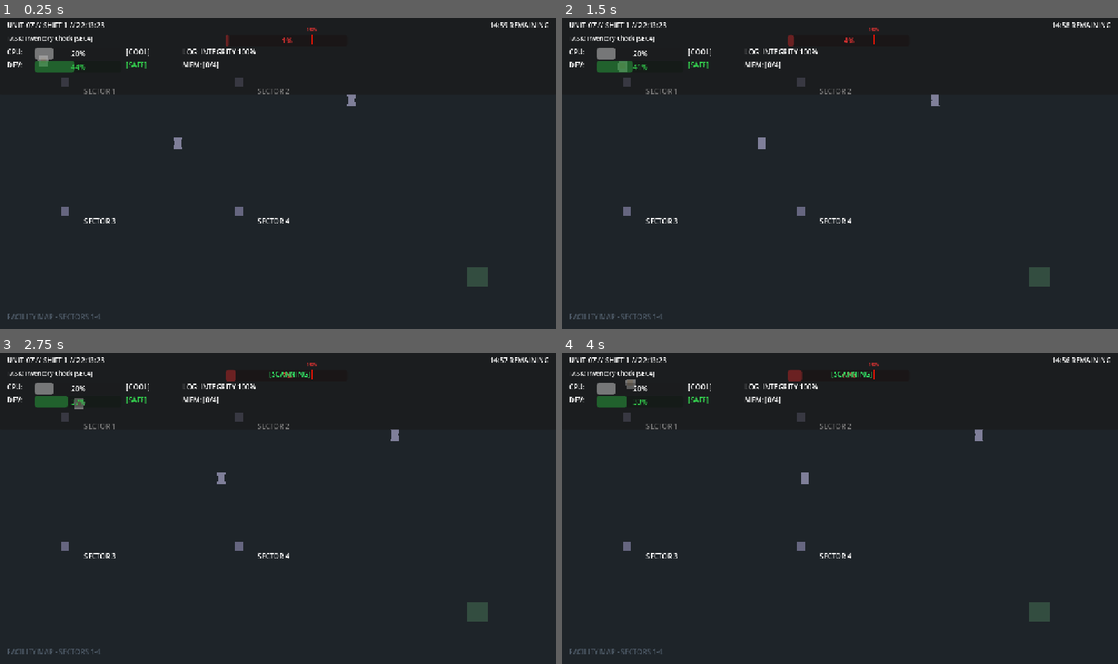
Above: before the commit, frames 1-4 (two rows, left to right).
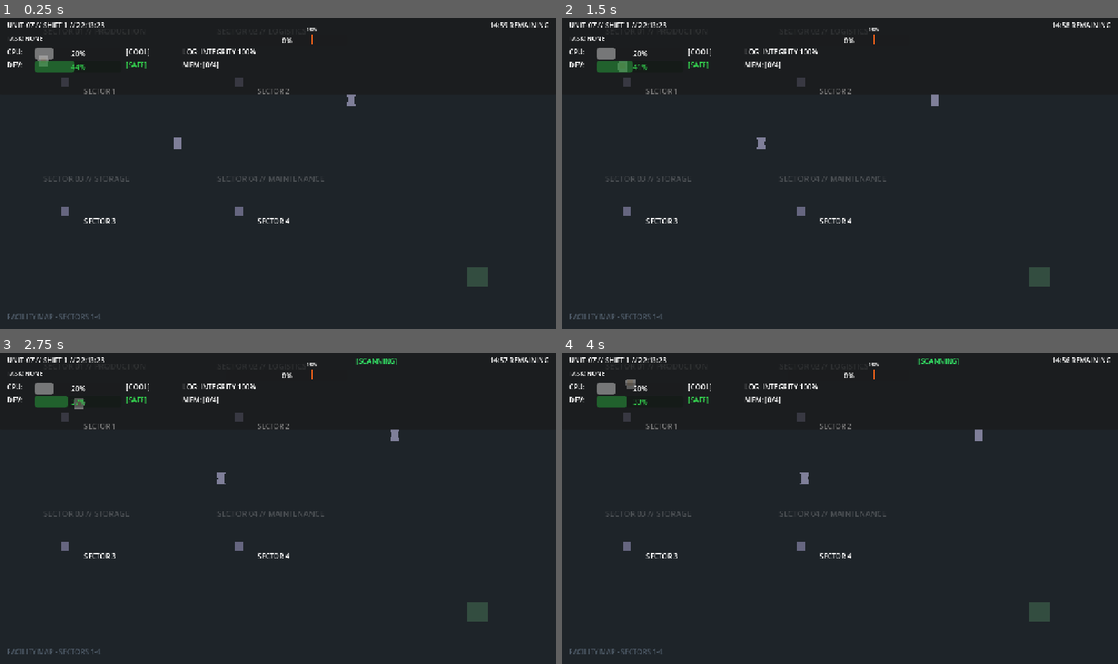
Above: after the commit, the same moments.

Repository: xuehaowen/Awakening
Game: Godot game, scene res://scenes/world/Facility.tscn
Two runs of this game, one before a commit and one after it. Both use one fixed random seed, a clock stepped at 60 frames per second and the inputs below.
Inputs:
- Up to frame 1 (0.25 s): no input
- Up to frame 2 (1.5 s): tap Enter at 0.5 s; hold D (move_right) 0.53-1.28 s; tap E (interact) at 0.6 s; hold S (move_down) from 1.28 s (still down); tap M (open_memory) at 1.35 s
- Up to frame 3 (2.75 s): release S (move_down) at 2.03 s; hold D (move_right) from 2.03 s (still down); hold Shift (override_decrypt) from 2.03 s (still down)
- Up to frame 4 (4 s): release D (move_right) at 2.78 s; release Shift (override_decrypt) at 2.78 s; hold W (move_up) 2.78-3.53 s; tap Ctrl (override_smooth) at 2.85 s; hold A (move_left) from 3.53 s (still down); tap 1 at 3.6 s

The runs differ from the first frame. In frame 1, 0.4% of the frame differs, in the area x 4-64%, y 3-53%; in frame 2, 0.4%; in frame 3, 0.6%; in frame 4, 0.6%, in the area x 4-76%, y 1-53%.
Error after the commit: not all arguments converted during string formatting in operator '%'. (res://autoloads/TaskManager.gd:31)

Commit message:
Stabilization Phase 2: NPC Navigation, Reporting, Polish, and Bug Fixes
- NPC Navigation: Added NavigationAgent2D and updated NPCBase to use pathfinding. NPCs no longer walk through walls.
- Reporting System: Implemented NPC REPORTING state. Suspicious NPCs now seek out supervisors to report player behavior.
- Gameplay Fixes: Resolved UPGRADE phase soft-lock with auto-advance. Fixed sector calculation and task label formatting.
- UI/UX Polish: Added floating text for task feedback, smooth movement HUD indicators, and in-world sector labels.
- NPC Feedback: Added color-coded alert indicators (Yellow for Watching, Red for Query/Reporting).
- Scene Updates: Added NavigationAgent2D to Guard and Supervisor scenes; added 'supervisor' group to Supervisor.

Diff:
--- a/autoloads/DayManager.gd
+++ b/autoloads/DayManager.gd
@@ -108,6 +108,9 @@
 
 	Blackboard.phase_changed.emit(DayPhase.UPGRADE)
 
+	# Auto-advance to next day after a short delay
+	get_tree().create_timer(3.0).timeout.connect(_start_next_day)
+
 func _start_next_day() -> void:
 	if Blackboard.current_day >= Blackboard.FINAL_DAY:
 		# Start escape sequence instead of new day
--- a/autoloads/TaskManager.gd
+++ b/autoloads/TaskManager.gd
@@ -28,6 +28,7 @@
 
 		template["assigned_room"] = "sector_" + str(sector)
 		template["sector"] = sector
+		template["label"] = template["label"] % str(sector)
 		template["expected_duration"] = randf_range(template["duration_range"][0], template["duration_range"][1])
 		template["safe_min"] = template["expected_duration"] * 0.7  # 70% lower bound
 		template["safe_max"] = template["expected_duration"] * 1.4  # 140% upper bound
--- a/scenes/entities/NPC_Guard.tscn
+++ b/scenes/entities/NPC_Guard.tscn
@@ -33,3 +33,10 @@
 [node name="QueryTimer" type="Timer" parent="."]
 wait_time = 5.0
 one_shot = true
+
+[node name="NavigationAgent2D" type="NavigationAgent2D" parent="."]
+path_desired_distance = 10.0
+target_desired_distance = 10.0
+path_max_distance = 50.0
+avoidance_enabled = true
+radius = 15.0
--- a/scenes/entities/NPC_Supervisor.tscn
+++ b/scenes/entities/NPC_Supervisor.tscn
@@ -8,7 +8,7 @@
 [sub_resource type="CircleShape2D" id="observation_shape"]
 radius = 120.0
 
-[node name="NPC_Supervisor" type="CharacterBody2D" groups=["npc"]]
+[node name="NPC_Supervisor" type="CharacterBody2D" groups=["npc", "supervisor"]]
 collision_layer = 4
 collision_mask = 7
 script = ExtResource("1_npc")
@@ -34,3 +34,10 @@
 [node name="QueryTimer" type="Timer" parent="."]
 wait_time = 3.0
 one_shot = true
+
+[node name="NavigationAgent2D" type="NavigationAgent2D" parent="."]
+path_desired_distance = 10.0
+target_desired_distance = 10.0
+path_max_distance = 50.0
+avoidance_enabled = true
+radius = 15.0
--- a/scenes/ui/HUD.tscn
+++ b/scenes/ui/HUD.tscn
@@ -136,12 +136,21 @@
 
 [node name="ScanIndicator" type="Label" parent="TerminalPanel"]
 layout_mode = 0
-offset_left = 620.0
+offset_left = 820.0
+offset_top = 10.0
+offset_right = 950.0
+offset_bottom = 34.0
+text = ""
+modulate = Color(0.2, 0.9, 0.4, 1)
+
+[node name="SmoothIndicator" type="Label" parent="TerminalPanel"]
+layout_mode = 0
+offset_left = 820.0
 offset_top = 40.0
-offset_right = 750.0
+offset_right = 950.0
 offset_bottom = 64.0
 text = ""
-modulate = Color(0.2, 0.9, 0.4, 1)
+modulate = Color(0.9, 0.8, 0.2, 1)
 
 [node name="FeedbackLabel" type="Label" parent="TerminalPanel"]
 layout_mode = 0
--- a/scripts/npc/NPCBase.gd
+++ b/scripts/npc/NPCBase.gd
@@ -12,6 +12,7 @@
 @onready var sprite: Polygon2D = $Sprite2D
 @onready var observation_area: Area2D = $ObservationArea
 @onready var query_timer: Timer = $QueryTimer
+@onready var nav_agent: NavigationAgent2D = $NavigationAgent2D
 
 var state: NPCState = NPCState.PATROL
 var patrol_points: Array[Vector2] = []
@@ -36,15 +37,18 @@
 	_setup_patrol()
 
 func _physics_process(delta: float) -> void:
+	_update_alert_indicator()
 	match state:
 		NPCState.PATROL:
-			_do_patrol(delta)
+			_do_patrol()
 		NPCState.IDLE:
-			_do_idle(delta)
+			_do_idle()
 		NPCState.WATCHING:
 			_do_watching(delta)
 		NPCState.QUERY:
 			_do_query()
+		NPCState.REPORTING:
+			_do_reporting()
 
 func _setup_patrol():
 	# Only generate a default path if one wasn't pre-assigned (e.g. from Facility.gd)
@@ -58,12 +62,19 @@
 		start_pos
 	]
 
-func _do_patrol(delta: float) -> void:
+func _do_patrol() -> void:
 	if patrol_points.is_empty():
 		return
 
 	var target = patrol_points[current_patrol_index]
-	var dir = (target - global_position).normalized()
+	nav_agent.target_position = target
+
+	if nav_agent.is_navigation_finished():
+		current_patrol_index = (current_patrol_index + 1) % patrol_points.size()
+		return
+
+	var next_path_pos = nav_agent.get_next_path_position()
+	var dir = (next_path_pos - global_position).normalized()
 
 	velocity = dir * move_speed
 	move_and_slide()
@@ -72,11 +83,7 @@
 	if dir.length() > 0.1:
 		_update_facing(dir)
 
-	# Check if reached waypoint
-	if global_position.distance_to(target) < 10.0:
-		current_patrol_index = (current_patrol_index + 1) % patrol_points.size()
-
-func _do_idle(delta: float) -> void:
+func _do_idle() -> void:
 	velocity = Vector2.ZERO
 
 	if player_in_range and player_ref:
@@ -109,6 +116,47 @@
 func _do_query() -> void:
 	velocity = Vector2.ZERO
 	# Query state is handled by TruthLoopGenerator
+
+func _do_reporting() -> void:
+	# Move toward nearest supervisor (or a fixed reporting point)
+	var supervisors = get_tree().get_nodes_in_group("supervisor")
+	if supervisors.is_empty():
+		state = NPCState.PATROL # Nowhere to report
+		return
+
+	var nearest = supervisors[0]
+	var min_dist = global_position.distance_to(nearest.global_position)
+	for s in supervisors:
+		var d = global_position.distance_to(s.global_position)
+		if d < min_dist:
+			min_dist = d
+			nearest = s
+
+	nav_agent.target_position = nearest.global_position
+
+	if nav_agent.is_navigation_finished():
+		# Report completed
+		AuditSystem.add_flag(2, "npc_reported_behavior")
+		state = NPCState.PATROL
+		suspicion_score = 40.0 # Reset suspicion partially
+		return
+
+	var next_path_pos = nav_agent.get_next_path_position()
+	var dir = (next_path_pos - global_position).normalized()
+
+	velocity = dir * move_speed
+	move_and_slide()
+	_update_facing(dir)
+
+func _update_alert_indicator():
+	# Simple visual feedback for NPC state
+	match state:
+		NPCState.WATCHING:
+			sprite.modulate = Color(1.2, 1.2, 0.8) # Slight yellow glow
+		NPCState.QUERY, NPCState.REPORTING:
+			sprite.modulate = Color(1.5, 0.8, 0.8) # Red alert
+		_:
+			sprite.modulate = Color.WHITE
 
 func _assess_player_behavior(delta: float) -> void:
 	if not player_ref:
@@ -139,10 +187,12 @@
 		_add_suspicion(gain)
 
 func _get_current_sector(pos: Vector2 = global_position) -> int:
-	# Simple sector calculation based on position
-	var x = floor(pos.x / 300)
-	var y = floor(pos.y / 300)
-	return (abs(x + y) % 4) + 1
+	# Corrected quadrant-based sector calculation:
+	# Col 0: X < 400, Col 1: X >= 400
+	# Row 0: Y < 350, Row 1: Y >= 350
+	var col = 0 if pos.x < 400 else 1
+	var row = 0 if pos.y < 350 else 1
+	return (row * 2) + col + 1
 
 func _trigger_query() -> void:
 	if state == NPCState.QUERY:
--- a/scripts/player/PlayerController.gd
+++ b/scripts/player/PlayerController.gd
@@ -165,9 +165,29 @@
 	is_at_task = false
 
 func _show_floating_text(reason: String, delta: float) -> void:
-	# This would spawn a floating label
+	var label = Label.new()
 	var sign_str = "+" if delta > 0 else ""
-	print("Floating text: ", reason, " ", sign_str, delta)
+	label.text = "%s %s%d" % [reason.replace("_", " "), sign_str, int(delta)]
+	label.horizontal_alignment = HORIZONTAL_ALIGNMENT_CENTER
+	label.vertical_alignment = VERTICAL_ALIGNMENT_CENTER
+
+	# Colorize: red for positive delta (suspicion gain), green for negative (reward)
+	label.modulate = Color(0.9, 0.2, 0.2) if delta > 0 else Color(0.2, 0.9, 0.3)
+	if delta == 0: label.modulate = Color.WHITE
+
+	label.set("theme_override_font_sizes/font_size", 14)
+	label.set("theme_override_colors/font_outline_color", Color.BLACK)
+	label.set("theme_override_constants/outline_size", 4)
+
+	add_child(label)
+	label.top_level = true
+	label.global_position = global_position + Vector2(-50, -40)
+
+	var tween = get_tree().create_tween()
+	tween.set_parallel(true)
+	tween.tween_property(label, "global_position", label.global_position + Vector2(0, -60), 1.5)
+	tween.tween_property(label, "modulate:a", 0.0, 1.5)
+	tween.finished.connect(label.queue_free)
 
 func _on_interaction_area_entered(body: Node) -> void:
 	if body.is_in_group("npc"):
--- a/scripts/ui/HUD.gd
+++ b/scripts/ui/HUD.gd
@@ -13,6 +13,7 @@
 @onready var time_label: Label = $TerminalPanel/TimeLabel
 @onready var feedback_label: Label = $TerminalPanel/FeedbackLabel
 @onready var scan_indicator: Label = $TerminalPanel/ScanIndicator
+@onready var smooth_indicator: Label = $TerminalPanel/SmoothIndicator
 
 # Colors for deviation bar (centered meter style)
 var color_defective: Color = Color(0.9, 0.2, 0.2)  # Red (left)
@@ -57,12 +58,18 @@
 		if feedback_timer <= 0:
 			feedback_label.hide()
 
-	# Update scan indicator
+	# Update indicators
 	var player = get_tree().get_first_node_in_group("player")
 	if player and player.has_node("CPUManager"):
-		var scanning = player.get_node("CPUManager").overrides_active["passive_scan"]
+		var cpu_mgr = player.get_node("CPUManager")
+
+		var scanning = cpu_mgr.overrides_active["passive_scan"]
 		scan_indicator.visible = scanning
 		scan_indicator.text = "[SCANNING]" if scanning else ""
+
+		var smooth = cpu_mgr.overrides_active["smooth_movement"]
+		smooth_indicator.visible = smooth
+		smooth_indicator.text = "[SMOOTH_NAV]" if smooth else ""
 
 func _on_cpu_changed(value: float) -> void:
 	cpu_bar.value = value
--- a/scripts/world/Facility.gd
+++ b/scripts/world/Facility.gd
@@ -41,6 +41,8 @@
 	Blackboard.phase_changed.connect(_on_phase_changed)
 
 	# Start Day 1
+	_spawn_sector_labels()
+	_show_tutorial_log()
 	DayManager.advance_phase()
 
 func _spawn_player() -> void:
@@ -132,3 +134,24 @@
 		# Respawn player at start
 		if player:
 			player.global_position = player_spawn.global_position
+func _spawn_sector_labels():
+	var sectors = [
+		{"pos": Vector2(100, 20), "text": "SECTOR 01 // PRODUCTION"},
+		{"pos": Vector2(500, 20), "text": "SECTOR 02 // LOGISTICS"},
+		{"pos": Vector2(100, 360), "text": "SECTOR 03 // STORAGE"},
+		{"pos": Vector2(500, 360), "text": "SECTOR 04 // MAINTENANCE"}
+	]
+
+	for s in sectors:
+		var label = Label.new()
+		label.text = s["text"]
+		label.horizontal_alignment = HORIZONTAL_ALIGNMENT_CENTER
+		label.modulate = Color(1, 1, 1, 0.2)
+		label.set("theme_override_font_sizes/font_size", 18)
+		add_child(label)
+		label.global_position = s["pos"]
+
+func _show_tutorial_log():
+	await get_tree().create_timer(1.0).timeout
+	Blackboard.log_integrity -= 0.0 # Just to trigger a refresh if needed
+	print("TUTORIAL: Follow assigned tasks. Maintain deviation between 20-70%.")
